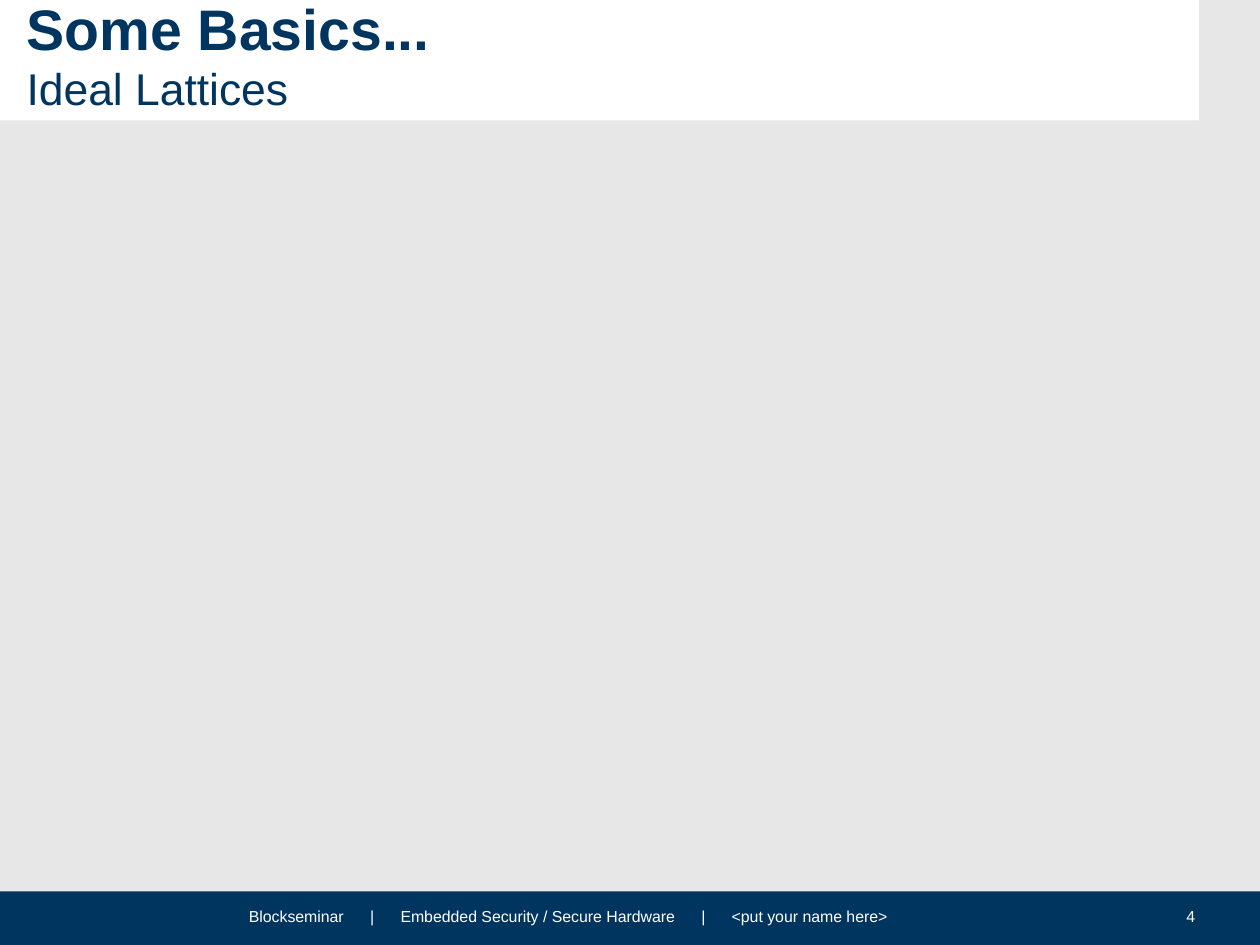
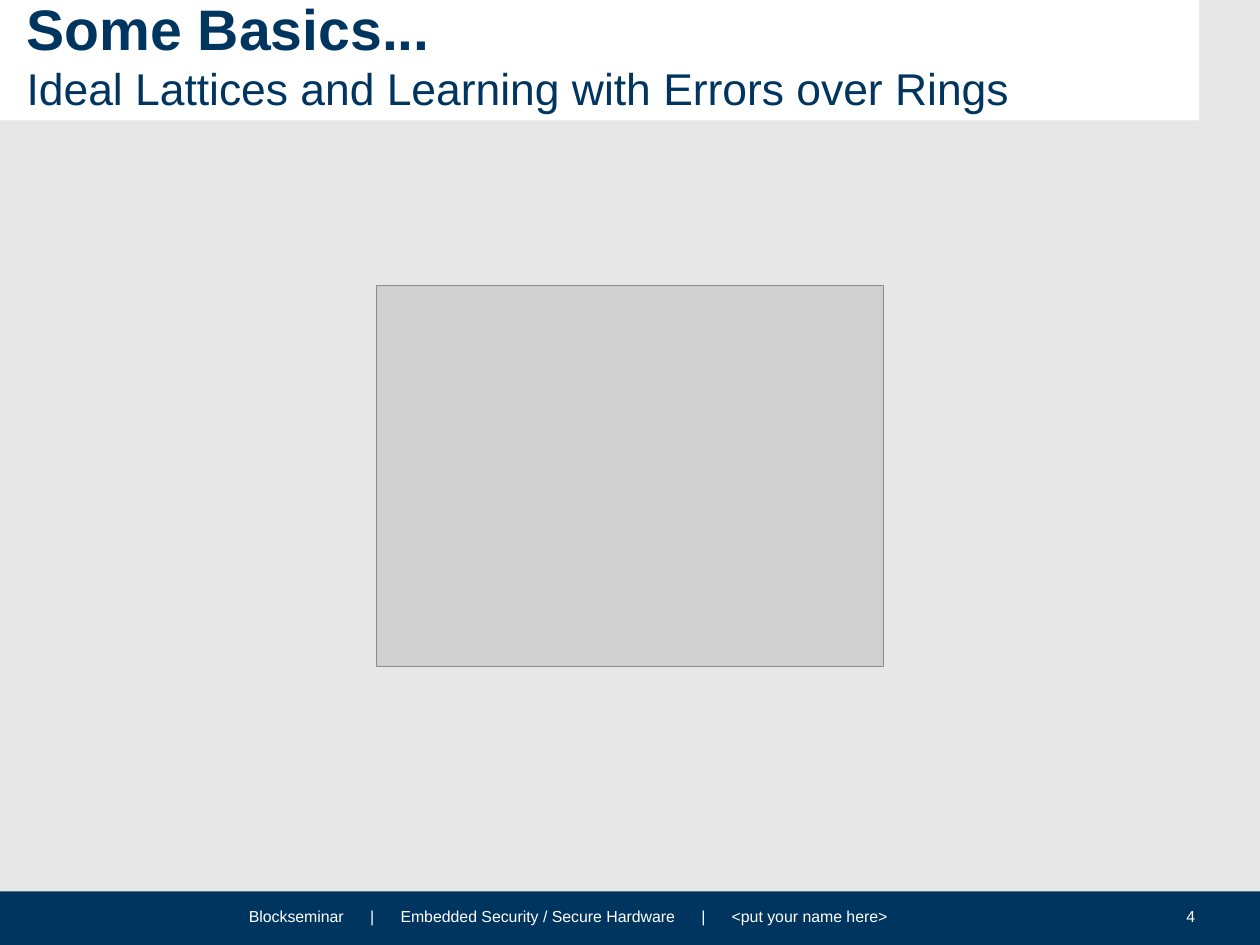
Before and after one commit to HFelixA/emsecseminar, a slide deck: slide 4 of presentation/EMSEC_Blockseminar_Template_Corporate_WS1314.pptx. Drawn at 1260x945 pixels with LibreOffice and Linux fonts; fonts in the diff are those of the drawing; grey boxes stand for pictures; background and template pictures are left out. Boxes give left, top, right and bottom in pixels: in the first picture for what was removed or moved away, otherwise in the second. Text is boxed around its words. In the diff, an @@ line names an element or a change of style, - is before the commit and + after.

```diff
--- a/presentation/EMSEC_Blockseminar_Template_Corporate_WS1314.pptx
+++ b/presentation/EMSEC_Blockseminar_Template_Corporate_WS1314.pptx
@@ title at [27, 8, 1009, 115]: text changed; size 36 to 28 pt; bold off @@
-Some Basics...
-Ideal Lattices
+Some Basics...
+Ideal Lattices and Learning with Errors over Rings
@@ picture added at [376, 286, 884, 667] @@
```
Also in this commit, not shown: 1 other slide changed, 2 slides added, 1 slide removed.
